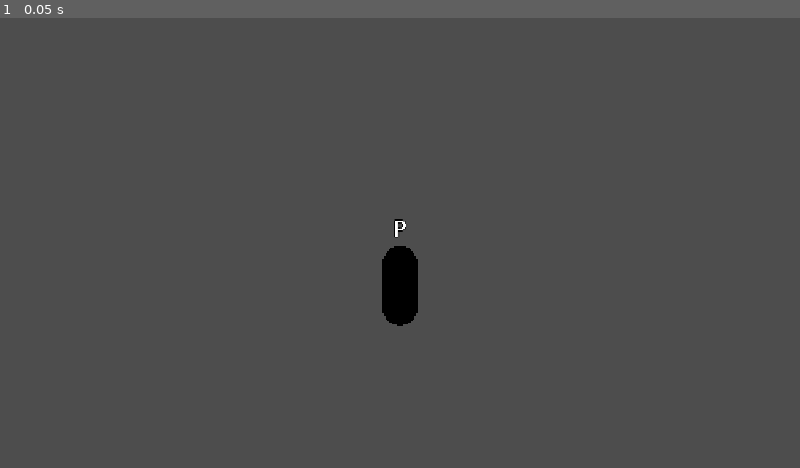
Above: before the commit, frame 1.
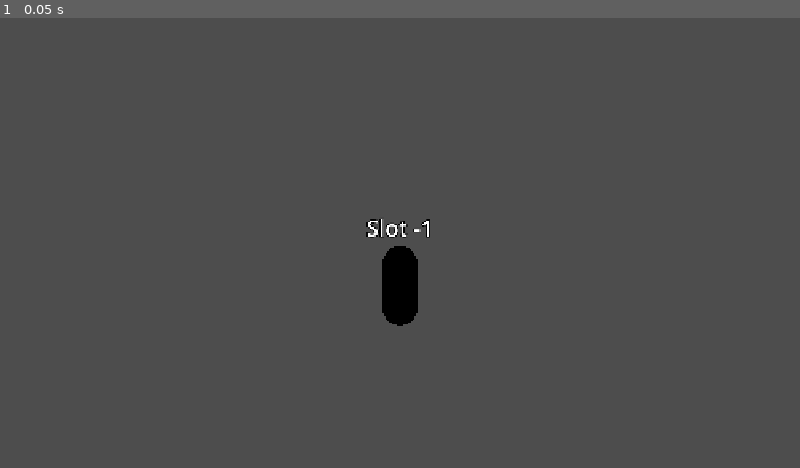
Above: after the commit, the same moment.

Repository: kunanli/TrioBroTotem
Game: Godot game, scene res://scenes/player/player.tscn
The game is run twice, just before and just after one commit, with the same random seed, the same clock (stepped at 60 frames per second) and the same inputs. This scene is started directly instead of the project's main scene.
Inputs:
- Up to frame 1 (0.05 s): no input

The runs differ from the first frame. In frame 1, 0.2% of the frame differs, in the area x 45-54%, y 44-49%.
Error before the commit: Parse Error: Cannot infer the type of "forward" variable because the value doesn't have a set type. (res://scripts/autoload/carry_system.gd:150)

Commit message:
fix(m0): 修掉 Godot 4.7.2 回報的兩個編譯錯誤；檢查器接上引擎
首次在 Godot 4.7.2 開啟專案時回報的兩個錯誤：

- carry_system.gd: var forward := -grabber.facing_basis().z
  grabber 宣告成 Node3D，facing_basis() 不是它的成員，回傳型別未知，
  := 推不出來。改為明確標註 Vector3
- player_character.gd: Color.WEBGRAY 不存在（Godot 是 WEB_GRAY）。
  改為明確的顏色值

兩者 gdparse 都判定通過——它只驗語法，型別推導與常數解析要引擎才看得到。
因此 check_project.py 新增引擎編譯檢查：找得到 Godot 執行檔時
（PATH 上的 godot，或 GODOT 環境變數）跑 --headless --import，
把 res:// 相關的 ERROR 收進報告。這是唯一抓得到這兩類錯誤的檢查。

場景本身載入正常：main.tscn 的節點結構、TestArena、箱子都沒問題。

Co-Authored-By: Claude Opus 5 <noreply@anthropic.com>
Claude-Session: https://claude.ai/code/session_01TU4o3pWxh73BhVeQ2EeBq9

Diff:
--- a/trio-project/scripts/autoload/carry_system.gd
+++ b/trio-project/scripts/autoload/carry_system.gd
@@ -147,7 +147,9 @@
 		THROW_WEIGHT_SCALE.x,
 		THROW_WEIGHT_SCALE.y
 	)
-	var forward := -grabber.facing_basis().z
+	# 明確標型別：grabber 宣告成 Node3D，facing_basis() 不是它的成員，
+	# 回傳型別未知，:= 推不出來。
+	var forward: Vector3 = -grabber.facing_basis().z
 	var speed := THROW_BASE_SPEED * (0.35 + 0.65 * clamped) * ratio
 	return (forward + Vector3.UP * THROW_LIFT).normalized() * speed
 
--- a/trio-project/scripts/player/player_character.gd
+++ b/trio-project/scripts/player/player_character.gd
@@ -88,7 +88,7 @@
 	if slot_id >= 0:
 		material.albedo_color = SLOT_COLORS[slot_id % SLOT_COLORS.size()]
 	else:
-		material.albedo_color = Color.WEBGRAY
+		material.albedo_color = Color(0.6, 0.6, 0.6)
 	for mesh in _visual.find_children("*", "MeshInstance3D"):
 		mesh.material_override = material
 
Not shown, changed: tools/check_project.py
Not shown, changed: trio-project/README.md
